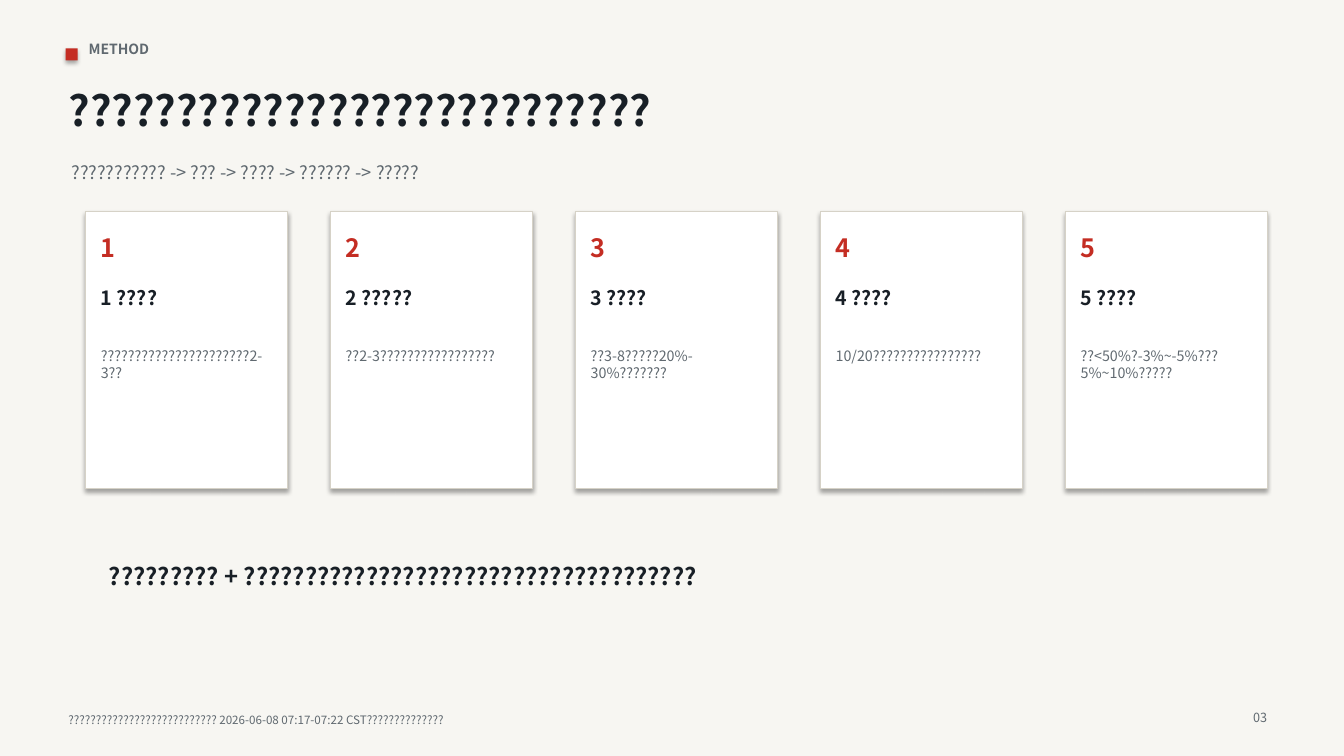
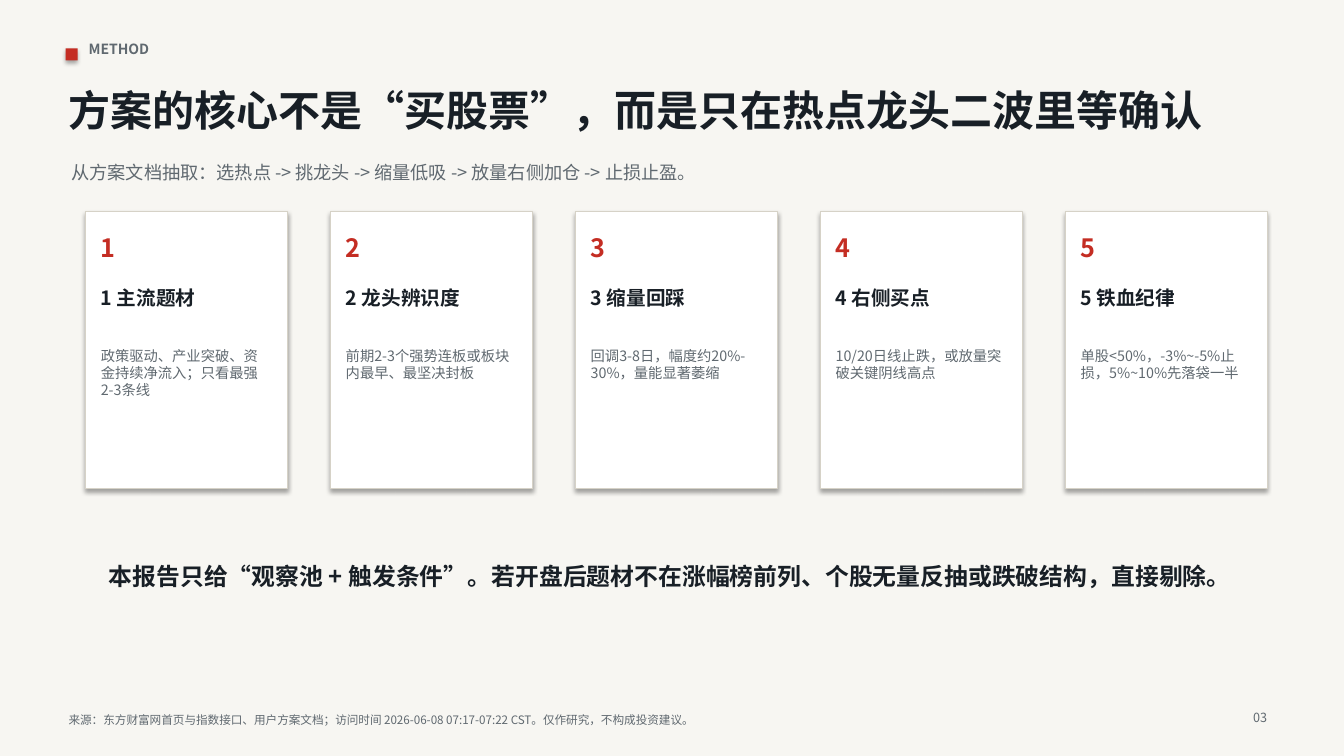
Before and after one commit to szy1088/portfolio-website, a slide deck: slide 3 of a_share_shortline_watchlist_20260608.pptx. Drawn at 1344x756 pixels with LibreOffice and Linux fonts; fonts in the diff are those of the drawing. Boxes give left, top, right and bottom in pixels: in the first picture for what was removed or moved away, otherwise in the second. Text is boxed around its words. In the diff, an @@ line names an element or a change of style, - is before the commit and + after.

Commit message:
Regenerate presentation with valid Chinese text

```diff
--- a/a_share_shortline_watchlist_20260608.pptx
+++ b/a_share_shortline_watchlist_20260608.pptx
@@ text at [68, 90, 1202, 132]: text changed @@
-???????????????????????????
+方案的核心不是“买股票”，而是只在热点龙头二波里等确认
@@ text at [72, 163, 696, 181]: text changed @@
-??????????? -> ??? -> ???? -> ?????? -> ?????
+从方案文档抽取：选热点 -> 挑龙头 -> 缩量低吸 -> 放量右侧加仓 -> 止损止盈。
@@ text at [101, 288, 195, 307]: text changed @@
-1 ????
+1 主流题材
@@ text at [346, 288, 460, 307]: text changed @@
-2 ?????
+2 龙头辨识度
@@ text at [591, 285, 685, 311]: text changed @@
-3 ????
+3 缩量回踩
@@ text at [836, 288, 930, 307]: text changed @@
-4 ????
+4 右侧买点
@@ text at [1081, 288, 1175, 307]: text changed @@
-5 ????
+5 铁血纪律
@@ text at [101, 349, 258, 396]: text changed @@
-??????????????????????2-3??
+政策驱动、产业突破、资金持续净流入；只看最强2-3条线
@@ text at [346, 349, 510, 379]: text changed @@
-??2-3?????????????????
+前期2-3个强势连板或板块内最早、最坚决封板
@@ text at [591, 349, 746, 379]: text changed @@
-??3-8?????20%-30%???????
+回调3-8日，幅度约20%-30%，量能显著萎缩
@@ text at [836, 349, 1002, 379]: text changed @@
-10/20????????????????
+10/20日线止跌，或放量突破关键阴线高点
@@ text at [1081, 349, 1239, 380]: text changed @@
-??<50%?-3%~-5%???5%~10%?????
+单股<50%，-3%~-5%止损，5%~10%先落袋一半
@@ text at [109, 564, 1230, 588]: text changed @@
-????????? + ?????????????????????????????????????
+本报告只给“观察池 + 触发条件”。若开盘后题材不在涨幅榜前列、个股无量反抽或跌破结构，直接剔除。
@@ text at [69, 714, 694, 726]: text changed @@
-??????????????????????????? 2026-06-08 07:17-07:22 CST??????????????
+来源：东方财富网首页与指数接口、用户方案文档；访问时间 2026-06-08 07:17-07:22 CST。仅作研究，不构成投资建议。
```
Also in this commit, not shown: 9 other slides changed.
